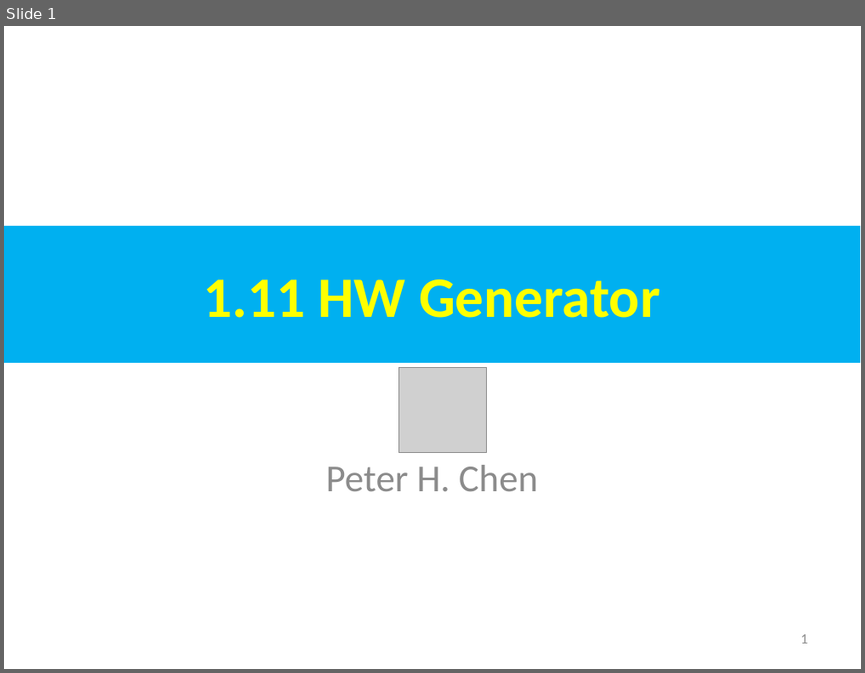
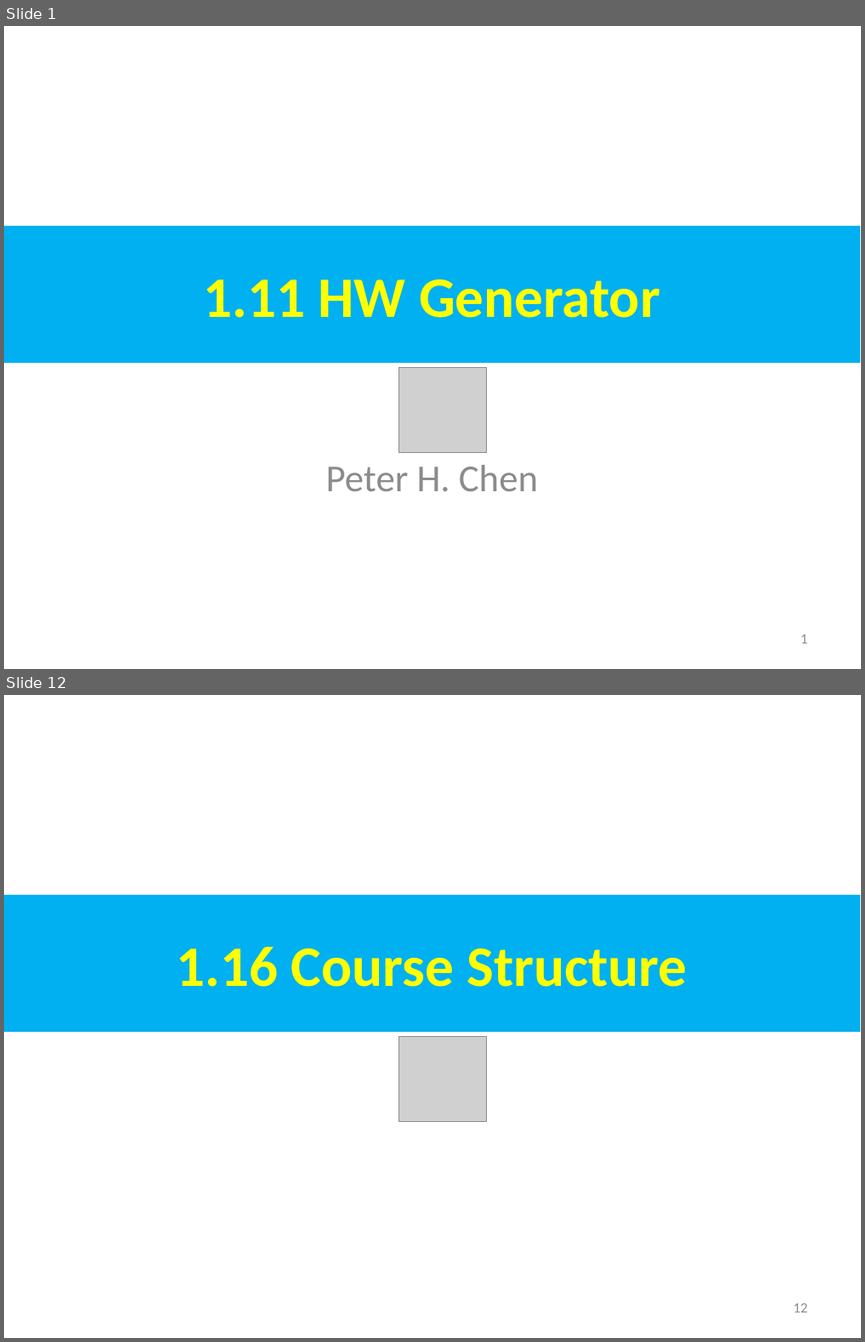
Before and after one commit to peterhchen/AIU_CS800_Chisel, a slide deck: 100_Chisel_HW_Design/001_Intro/000_Video/001.11_20_Generator.ppt. Shown one above the other, each under a label of ours: slide 1 before the commit, slides 1 and 12 after it; the slides between them are not shown. The pictures are 865x673 and 865x1342 pixels, drawn with LibreOffice and Linux fonts; fonts in the diff are those of the drawing; grey boxes stand for pictures. Boxes give left, top, right and bottom in pixels: in the first picture for what was removed or moved away, otherwise in the second. Text is boxed around its words. In the diff, an @@ line names an element or a change of style, - is before the commit and + after.

```diff
--- a/100_Chisel_HW_Design/001_Intro/000_Video/001.11_20_Generator.ppt
+++ b/100_Chisel_HW_Design/001_Intro/000_Video/001.11_20_Generator.ppt
@@ slide 12 added at (4,695,861,1338), background #FFFFFF @@
@@ rectangle added at (4,895,860,1032), fill #00B0F0, 48 pt, text #FFFF00, bold @@
+1.16 Course Structure
@@ picture added at (399,1037,487,1122) @@
@@ page number added at (793,1303,807,1312), 12 pt, text #8B8B8B @@
+12
```
Also in this commit, not shown: 1 slide changed, 18 other slides added, 2 other files.
